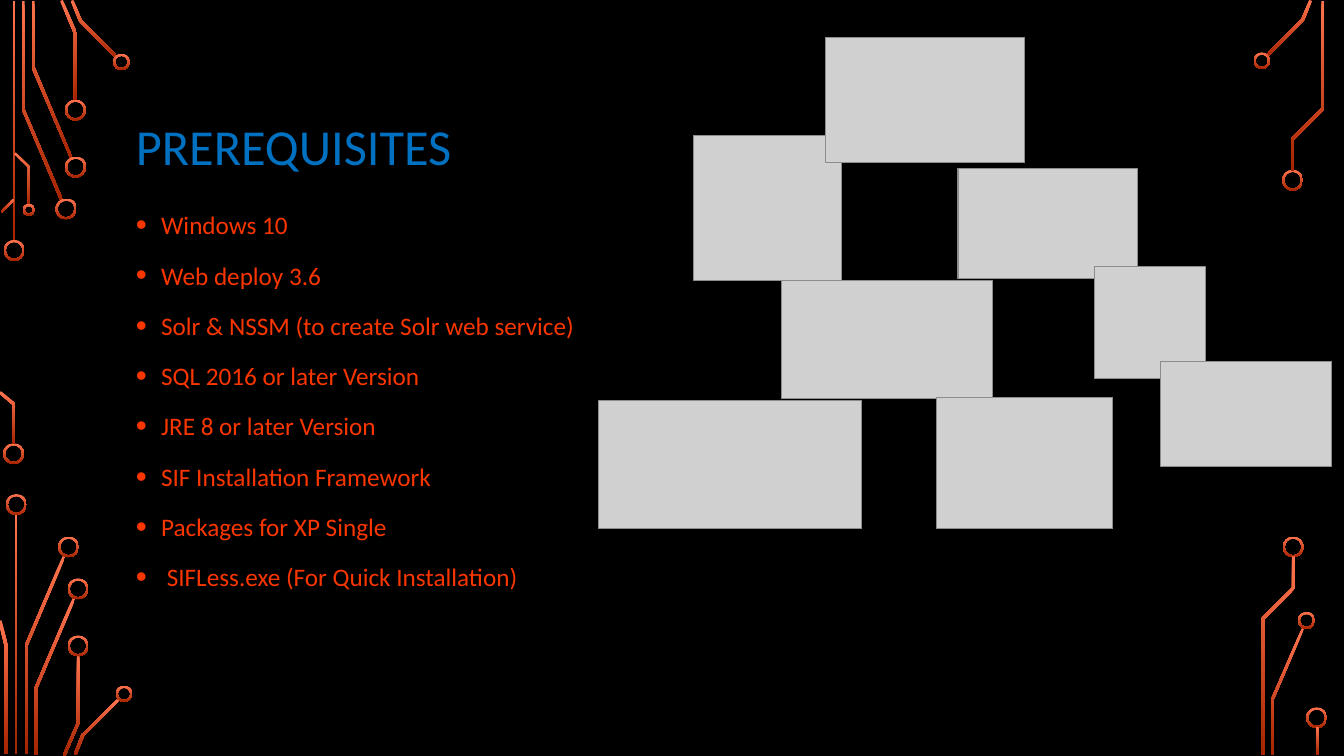
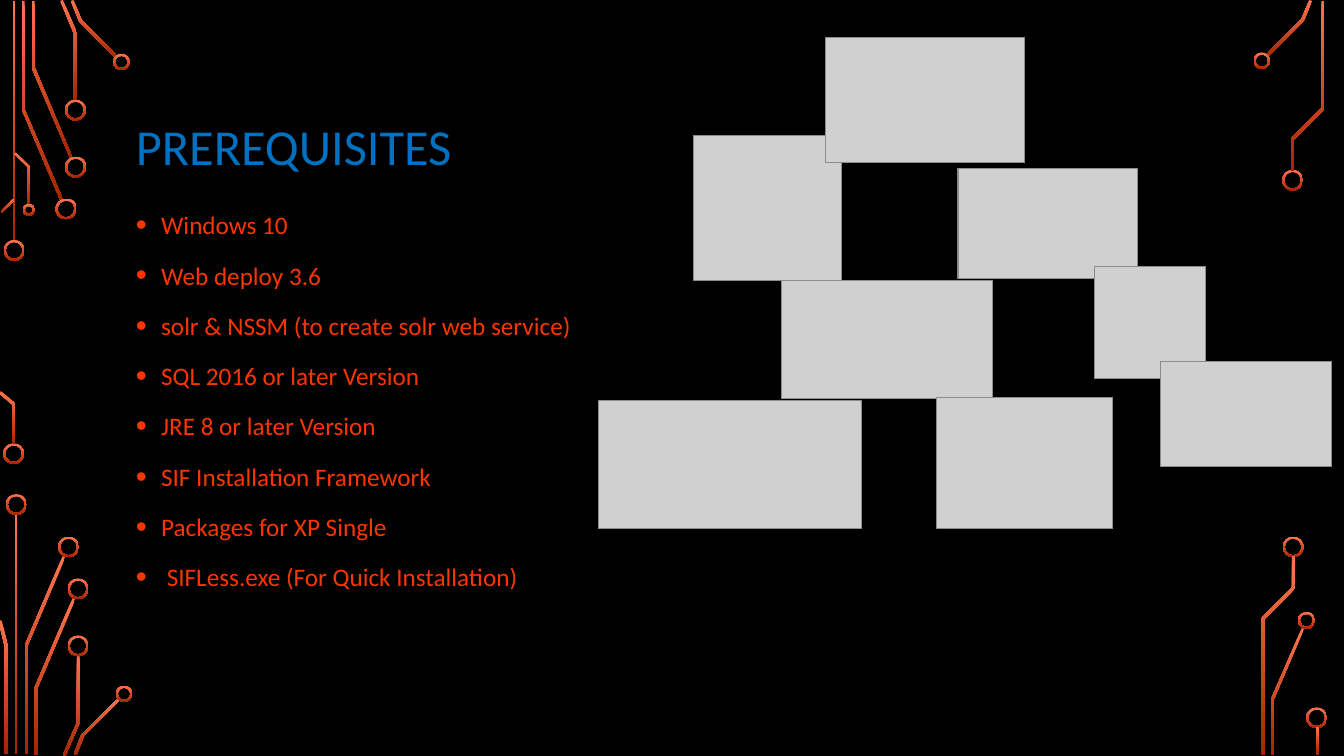
Before and after one commit to sitecorelibraries/sitecorelibraries.github.io, a slide deck: slide 2 of Documentation/Guidlines_Sitecore9_Installation.pptx. Drawn at 1344x756 pixels with LibreOffice and Linux fonts; fonts in the diff are those of the drawing; grey boxes stand for pictures; background and template pictures are left out. Boxes give left, top, right and bottom in pixels: in the first picture for what was removed or moved away, otherwise in the second. Text is boxed around its words. In the diff, an @@ line names an element or a change of style, - is before the commit and + after.

Commit message:
after correcting missing command for solr https setup

```diff
--- a/Documentation/Guidlines_Sitecore9_Installation.pptx
+++ b/Documentation/Guidlines_Sitecore9_Installation.pptx
@@ text at box(161, 317, 570, 339): text changed @@
-• Solr & NSSM (to create Solr web service)
+• solr & NSSM (to create solr web service)
```
Also in this commit, not shown: 1 other slide changed.
